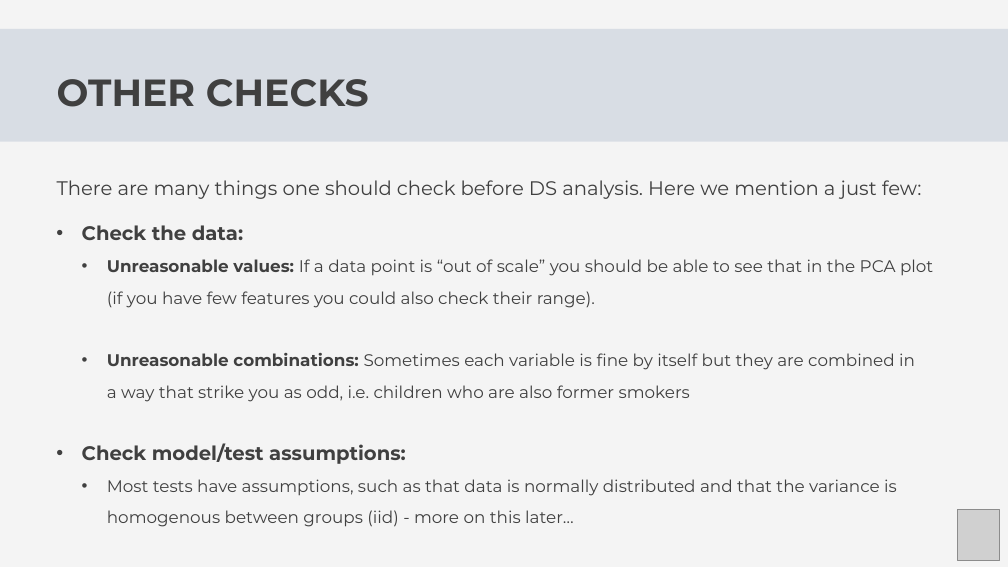
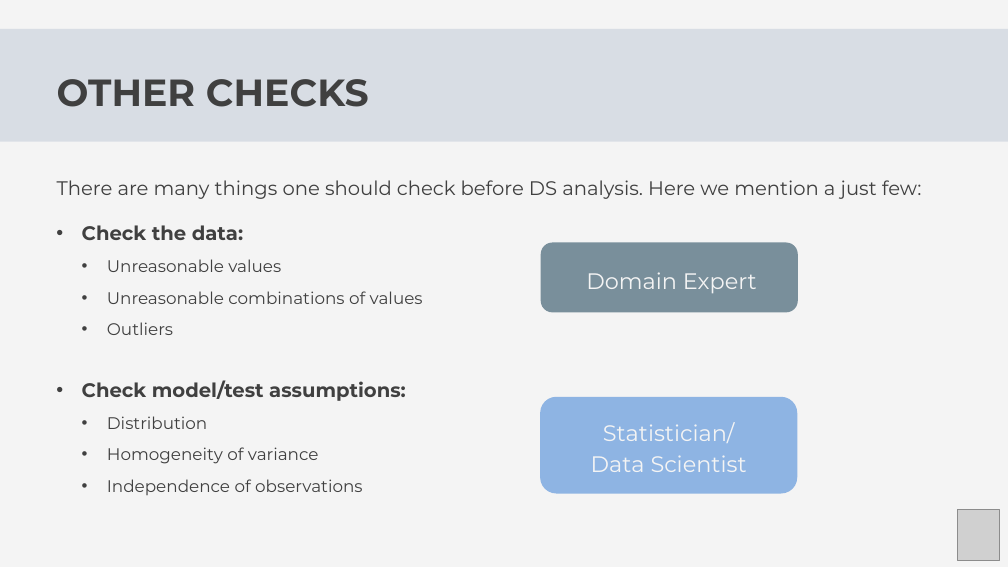
Before and after one commit to Center-for-Health-Data-Science/Foundations-of-Health-Data-Science, a slide deck: slide 18 of Slides/FHDS_Exploratory_Data_Analysis_Part2.pptx (slide 21 before the commit). Drawn at 1008x567 pixels with LibreOffice and Linux fonts; fonts in the diff are those of the drawing; grey boxes stand for pictures. Boxes give left, top, right and bottom in pixels: in the first picture for what was removed or moved away, otherwise in the second. Text is boxed around its words. In the diff, an @@ line names an element or a change of style, - is before the commit and + after.

```diff
--- a/Slides/FHDS_Exploratory_Data_Analysis_Part2.pptx
+++ b/Slides/FHDS_Exploratory_Data_Analysis_Part2.pptx
@@ text at (x1=107, y1=259, x2=423, y2=335): text changed @@
-  • Unreasonable values: If a data point is “out of scale” you should be able to see that in the PCA plot (if you have few features you could also check their range).
-  • Unreasonable combinations: Sometimes each variable is fine by itself but they are combined in a way that strike you as odd, i.e. children who are also former smokers
+  • Unreasonable values
+  • Unreasonable combinations of values
+  • Outliers
@@ rounded rectangle added at (x1=541, y1=242, x2=798, y2=312), fill #798F9B @@
@@ text added at (x1=586, y1=272, x2=757, y2=294), 32 pt, text #F4F4F4 @@
+Domain Expert
@@ text at (x1=107, y1=416, x2=363, y2=495): text changed @@
-  • Most tests have assumptions, such as that data is normally distributed and that the variance is homogenous between groups (iid) - more on this later…
+  • Distribution
+  • Homogeneity of variance
+  • Independence of observations
@@ rounded rectangle added at (x1=540, y1=397, x2=797, y2=493), fill #8EB4E3 @@
@@ text added at (x1=591, y1=422, x2=747, y2=472), 32 pt, text #F4F4F4 @@
+Statistician/
+Data Scientist
```
Also in this commit, not shown: 3 other slides changed, 3 slides added, 7 slides removed, 2 other files.
